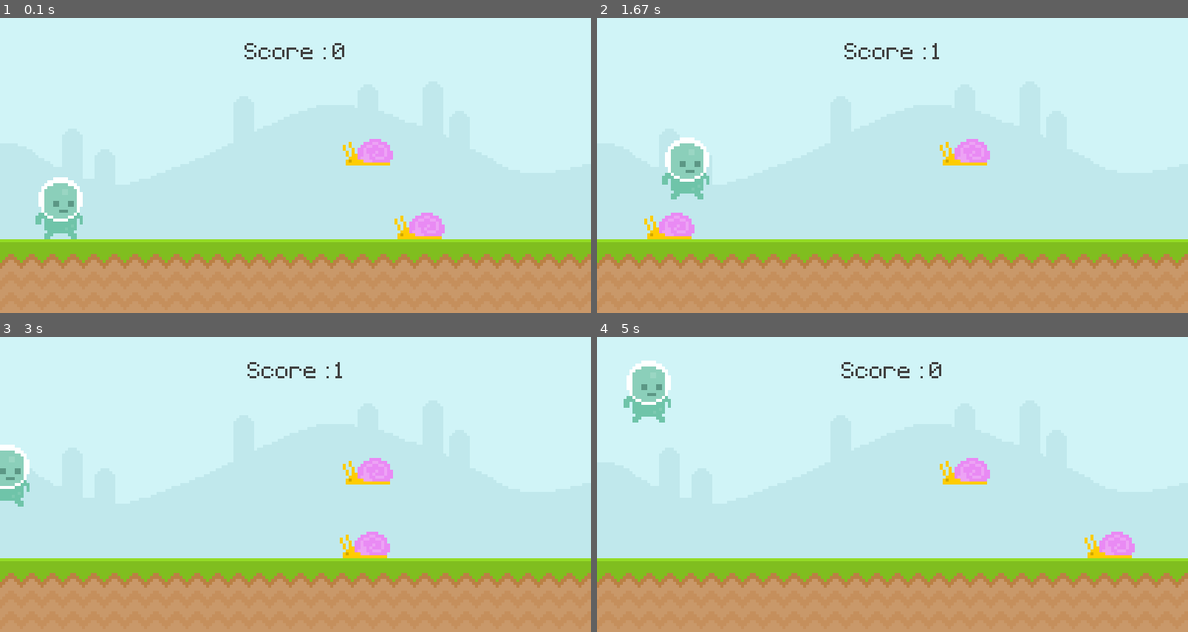
Above: before the commit, frames 1-4 (two rows, left to right).
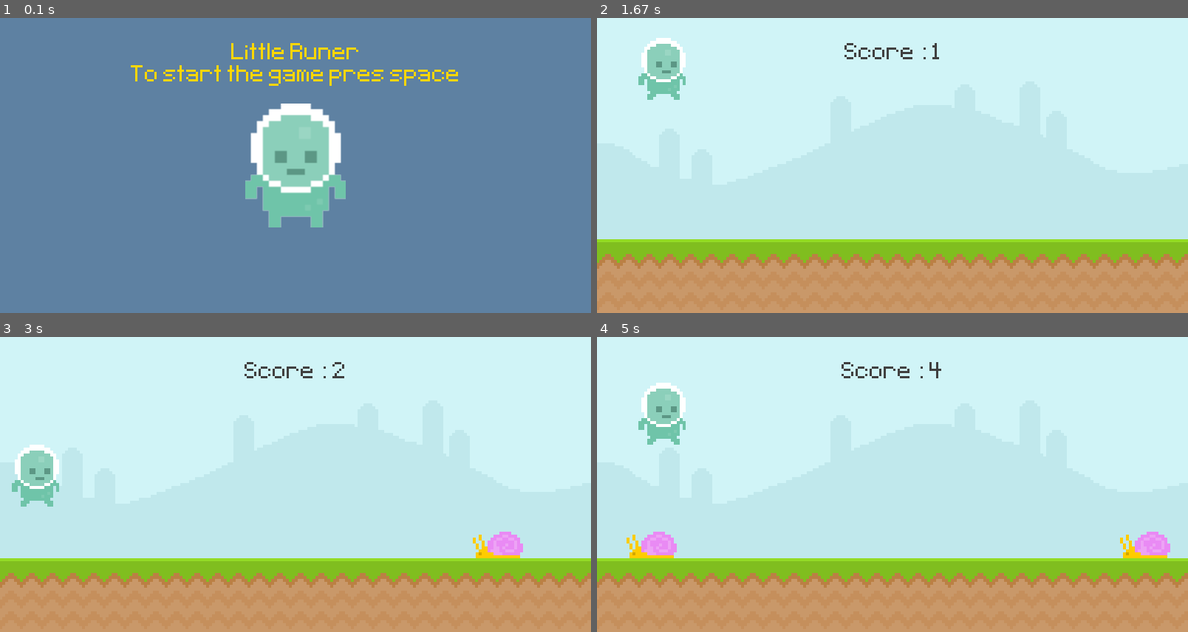
Above: after the commit, the same moments.

Repository: Muadib07/pygame_first_game
Game: pygame game, started from main.py
Two runs of this game, one before a commit and one after it. Both use one fixed random seed, a clock stepped at 60 frames per second and the inputs below.
Inputs (mouse positions are in pixels of both pictures, inside the frame that each line leads up to):
- Up to frame 1 (0.1 s): no input
- Up to frame 2 (1.67 s): tap Space at 0.33, 0.67, 1.07, 1.37, 1.57 s; hold Right 1-1.47 s; move the mouse to (685, 251) at 1.03 s; hold Right from 1.5 s (still down); move the mouse to (874, 115) at 1.53 s
- Up to frame 3 (3 s): tap Space at 1.87, 2.07, 2.37, 2.63, 2.93 s; release Right at 1.97 s; hold Left 2-2.53 s; move the mouse to (118, 396) at 2.03 s; hold Left 2.57-2.97 s; move the mouse to (248, 390) at 2.6 s
- Up to frame 4 (5 s): hold Right 3-3.63 s; move the mouse to (673, 475) at 3.03 s; tap Space at 3.07, 3.37, 3.73, 4.03, 4.23, 4.53, 4.73 s; hold Left 3.67-4.13 s; move the mouse to (857, 419) at 3.7 s; hold Right 4.17-4.63 s; move the mouse to (927, 381) at 4.2 s; hold Right from 4.67 s (still down); move the mouse to (774, 508) at 4.7 s

The runs differ from the first frame. In frame 1, 100% of the frame differs, in the area x 0-100%, y 0-100%; in frame 2, 3.6%; in frame 3, 3.6%; in frame 4, 4.1%.

Commit message:
implementation of the enemy loop

Diff:
--- a/main.py
+++ b/main.py
@@ -1,138 +1,152 @@
+import random
+
 import pygame
 from sys import exit
+from random import randint
 import display_option
+
+
+def obstacle_movement(obstacle_list):
+    if obstacle_list:
+        for obstacle_rect in obstacle_list:
+            obstacle_rect.x -= 5
+
+            screen.blit(snail_surface, obstacle_rect)
+        return obstacle_list
+    else:
+        return []
 
 
 def display_score():
     current_time = int(pygame.time.get_ticks() / 1000) - star_time
-    """put code above on the surface"""
-    score_surf = text_found.render(f'Score : {current_time}', False, (64, 64, 64))
-    """crate rect"""
+    score_surf = text_font.render(f'Score : {current_time}', False, (64, 64, 64))
     score_rect = score_surf.get_rect(center=(400, 50))
-    """show score"""
     screen.blit(score_surf, score_rect)
+    return current_time
 
 
-"""Start pygame and all of his elements like render etc."""
 pygame.init()
 
-"""set width and high"""
-screen = pygame.display.set_mode((display_option.screen_resolution))
+screen = pygame.display.set_mode(display_option.screen_resolution)
 pygame.display.set_caption(display_option.game_title)
+
 clock = pygame.time.Clock()
 
-# EXAMPLE
-"""Test Found"""
-"""Font type and font size"""
-text_found = pygame.font.Font('game_gallery/font/Pixeltype.ttf', 50)
-
-"""set width and high"""
-# EXAMPLE
-# test_surface = pygame.Surface((100, 200))
-# test_surface.fill('Red')
-
-"""all elements"""
-"""all updates"""
-"""Regular surface (image) on display on Display surface"""
+# Text font
+text_font = pygame.font.Font('game_gallery/font/Pixeltype.ttf', 50)
 
 # Surface
 sky_surface = pygame.image.load('game_gallery/graphics/Sky.png').convert()
 ground_surface = pygame.image.load('game_gallery/graphics/ground.png').convert()
 
-text_surface = text_found.render("Game Over", False, 'Gold')
-text_rect = text_surface.get_rect(center=(400, 50))
+# Game texts in game
+game_title_text_surf = text_font.render("Little Runer", False, 'Gold')
+game_title_text_rect = game_title_text_surf.get_rect(center=(400, 50))
 
-# Snails
+end_game_text_surf = text_font.render("Game Over", False, 'Gold')
+end_game_text_rect = end_game_text_surf.get_rect(center=(400, 50))
+
+start_text_surface = text_font.render("To start the game pres space", False, 'Gold')
+start_text_rect = start_text_surface.get_rect(center=(400, 80))
+
+# obstacles
+obstacle_rect_list = []
+
 snail_surface = pygame.image.load('game_gallery/graphics/snail/snail1.png').convert_alpha()
-snail_rect = snail_surface.get_rect(midbottom=(600, 300))
-
-snail_rect_2 = snail_surface.get_rect(midbottom=(500, 200))
-snail_surface_2 = pygame.image.load('game_gallery/graphics/snail/snail1.png').convert_alpha()
+snail_rect = snail_surface.get_rect(bottomright=(600, 300))
 
 # Player
 player_surf = pygame.image.load("game_gallery/graphics/Player/player_walk_1.png").convert_alpha()
 player_rect = player_surf.get_rect(midbottom=(80, 300))
 
 # intro screen
-player_stand = pygame.image.load('game_gallery/graphics/Player/player_stand.png')
-"Resize img"
-player_stand_scale = pygame.transform.scale(player_stand, (200, 400))
+player_stand = pygame.image.load('game_gallery/graphics/Player/player_stand.png').convert_alpha()
+player_stand_scale = pygame.transform.rotozoom(player_stand, 0, 2)
 player_stand_rect = player_stand_scale.get_rect(center=(400, 200))
 
+# Global settings
 star_time = 0
 player_gravity = 0
+score = 0
 
-game_active = True
+game_active = False
+
+# Timer
+obstacle_timer = pygame.USEREVENT + 1
+pygame.time.set_timer(obstacle_timer, 2000)
+
 while True:
     for event in pygame.event.get():
         if event.type == pygame.QUIT:
             pygame.quit()
             exit()
         if game_active:
-            """fallow the  mouse coridants"""
-            if event.type == pygame.MOUSEMOTION:
-                print(event.pos)
-            if event.type == pygame.MOUSEBUTTONDOWN:
-                print('mouse down')
-                if player_rect.collidepoint(event.pos):
-                    player_gravity = -20
 
             if event.type == pygame.KEYDOWN:
                 if event.key == pygame.K_SPACE and player_rect.bottom >= 300:
                     player_gravity = -20
-                    print("jump")
 
             if event.type == pygame.KEYDOWN:
                 if event.key == pygame.K_RIGHT:
                     player_rect.x += 20
-                    print("right")
 
             if event.type == pygame.KEYDOWN:
                 if event.key == pygame.K_LEFT:
                     player_rect.x -= 20
-                    print("left")
+
+            if event.type == obstacle_timer:
+                obstacle_rect_list.append(snail_surface.get_rect(bottomright=(random.randint(900, 1100), 300)))
+
         else:
             if event.type == pygame.KEYDOWN and event.key == pygame.K_SPACE:
                 game_active = True
                 snail_rect.left = 800
                 player_rect.right = 80
                 star_time = int(pygame.time.get_ticks() / 1000)
+        """The second option to implement a loop of opponents """
+        # if event.type == obstacle_timer and game_active:
+        # obstacle_rect_list.append(snail_surface.get_rect(bottomright=randint(900, 1100)))
+
     # Game
     if game_active:
-        if game_active:
-            screen.blit(sky_surface, (0, 0))
-            screen.blit(ground_surface, (0, 300))
-            # screen.blit(text_surface, text_rect)
-            display_score()
+        screen.blit(sky_surface, (0, 0))
+        screen.blit(ground_surface, (0, 300))
+        score = display_score()
 
-            # snail_rect_2.x -= 3
-            if snail_rect_2.right <= 0: snail_rect_2.left = 800
-            screen.blit(snail_surface_2, snail_rect_2)
+        # obstacle movement
+        obstacle_rect_list = obstacle_movement(obstacle_rect_list)
 
-            snail_rect.x -= 5
-            if snail_rect.right <= 0: snail_rect.left = 800
-            screen.blit(snail_surface, snail_rect)
 
-            # Player
-            player_gravity += 1
-            player_rect.y += player_gravity
+        # Player
+        player_gravity += 1
+        player_rect.y += player_gravity
 
-            """Gravity STOP point"""
-            if player_rect.bottom >= 300:
-                player_rect.bottom = 300
+        if player_rect.bottom >= 300:
+            player_rect.bottom = 300
 
-            """Nie rozumiem"""
-            if player_rect.top <= 0: player_rect.top = 0
-            screen.blit(player_surf, player_rect)
+        if player_rect.top <= 0:
+            player_rect.top = 0
+        screen.blit(player_surf, player_rect)
 
-            if snail_rect.colliderect(player_rect) or snail_rect_2.colliderect(player_rect):
-                print("Game Over")
-                game_active = False
+        if snail_rect.colliderect(player_rect):
+            print("Game Over")
+            game_active = False
     # Intro
     else:
         screen.fill((94, 129, 162))
         screen.blit(player_stand_scale, player_stand_rect)
-        screen.blit(text_surface, text_rect)
+
+        score_message = text_font.render(f'yours score is {score}', False, "Gold")
+        score_message_rect = score_message.get_rect(center=(400, 330))
+
+        if score == 0:
+            screen.blit(game_title_text_surf, game_title_text_rect)
+            screen.blit(start_text_surface, start_text_rect)
+
+        else:
+            screen.blit(end_game_text_surf, end_game_text_rect)
+            screen.blit(score_message, score_message_rect)
+
     pygame.display.update()
     """loop can not run faster then 60 time per second"""
     clock.tick(60)
